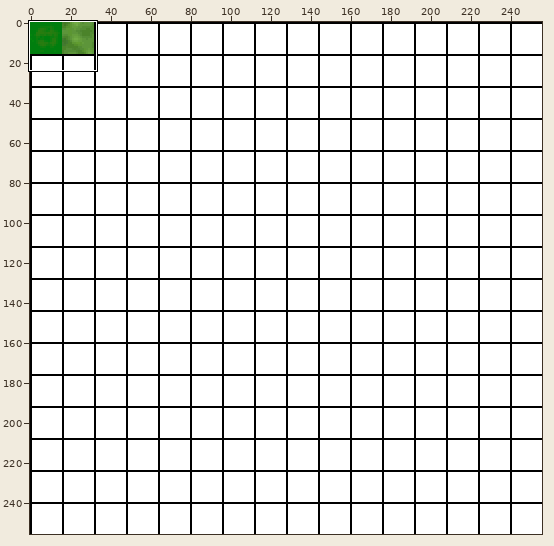
Two versions of one sprite sheet, res/textures/spritesheet.png. Above, an overview of the earlier version with the close-up marked.
Close-up. Before:
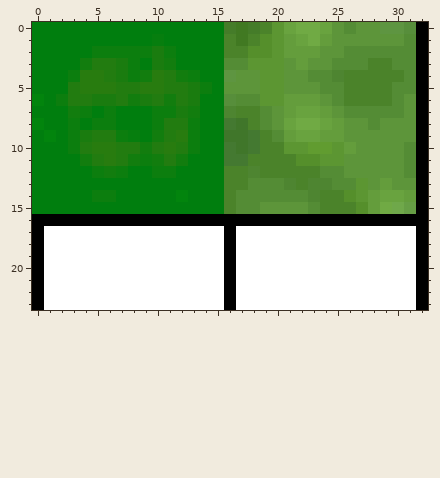
The file is 256x256 pixels. Colours within 5 levels of each other are drawn and written as one. Shown: x 0..32, y 0..23.
New version:
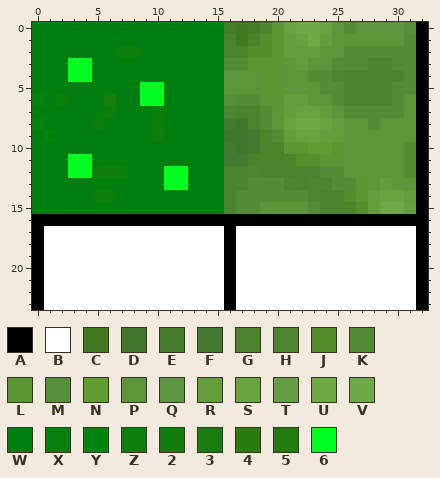
Palette (. is transparent): A #000000  B #ffffff  C #417922  D #40762a  E #457c29  F #447931  G #4b832a  H #4e8531  J #558f2b  K #548c35  L #5c9632  M #578e3b  N #619c30  P #5d953a  Q #5e9541  R #649d3c  S #69a33f  T #669e45  U #70aa44  V #6fa84a  W #007e0e  X #067e0e  Y #02840d  Z #0c7e0e  2 #127d0e  3 #1a7c0f  4 #287c0f  5 #227c10  6 #00ff21
Author's note on the commit: EP 26 Tile class created with basic functions
The edit:
@@ x 0..32 @@
  0 WWWWWWWWWWWWWWWWECEGLSUUSPKPPQQMA
- 1 WWWWWWWWWWXWWWWWGCGJLRSURPPPPPPKA
- 2 WWWWWZZZZZ3ZWWWWGGJJLRRRPPKKKKKKA
- 3 WWWW2553ZW32WWWWKKLLLPRPPKKKGGKKA
- 4 WWWZ4453Z2452ZWWQPPLLPPKKHGGGGGKA
- 5 WWW54445544553ZWPPPLLPPPKKGGGGKKA
- 6 YWZ55335235253WWMKKLLRRRPKGGGGKPA
- 7 WWW2ZWZWWWZZ32WWHGGKPRSSRPKKKKKPA
- 8 YWWZWZZWWWZ55ZWWFDGKPSUUSRPPKPPPA
- 9 WYWZ355ZXW254ZWWDDFGKRSSRRPPPPPPA
-10 WWWZ544552545ZWWFDFGGLLNNLRPPPPKA
-11 WWWW25452Z252WWWFFGGGGJJLLPPPPPKA
-12 WWWWWZ2ZWWZZWWWWGGHGGGGGKKPPPPPKA
-13 WWWWWWWWWWWWWWWWGGKKKHGHHKKLPRPPA
-14 WWWWWZZWWWWWYWWWGKKKKKKHGGJLRSSRA
+ 1 WWWWWWWWWWWWWWWWGCGJLRSURPPPPPPKA
+ 2 WWWWWWWZZWWWWWWWGGJJLRRRPPKKKKKKA
+ 3 WWW66WWWWWWWWWWWKKLLLPRPPKKKGGKKA
+ 4 WWW66WWWWWWWWWWWQPPLLPPKKHGGGGGKA
+ 5 WWWWWWWWW66WWWWWPPPLLPPPKKGGGGKKA
+ 6 YWZWWW3WW66WWWWWMKKLLRRPPKGGGGKPA
+ 7 WWWWWWZWWWZWWWWWHGGKPRSSRPKKKKKPA
+ 8 YWWWWZWWWWZWWWWWFDGKPSUUSRPPKPPPA
+ 9 WYWWWWWWWW2WWWWWDDFGKRSSRRPPPPPPA
+10 WWWWWWWWWWWWWWWWFDFGGLLNNLPPPPPKA
+11 WWW66WWWWWWWWWWWFFGGGGJJLLPPPPPKA
+12 WWW66Z2ZWWW66WWWGGHGGGGGKKPPPPPKA
+13 WWWWWWWWWWW66WWWGGKKKHGHHKKLPRPPA
+14 WWWWWZZWWWWWWWWWGKKKKKKHGGJLRSSRA
 15 WWWWWWWWWWWWWWWWGKKPPPPKGGGJRUVTA
